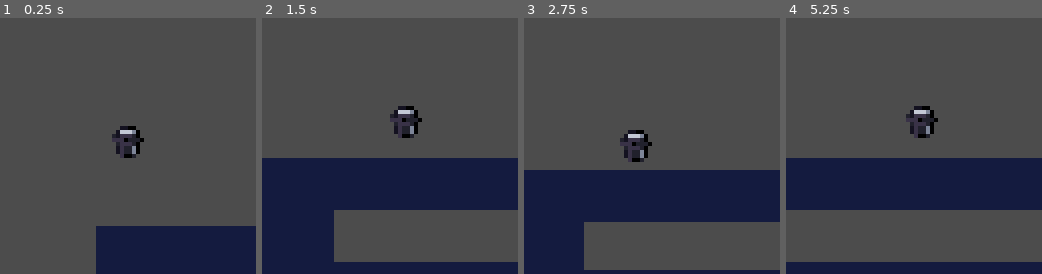
Above: before the commit, frames 1-4 (left to right).
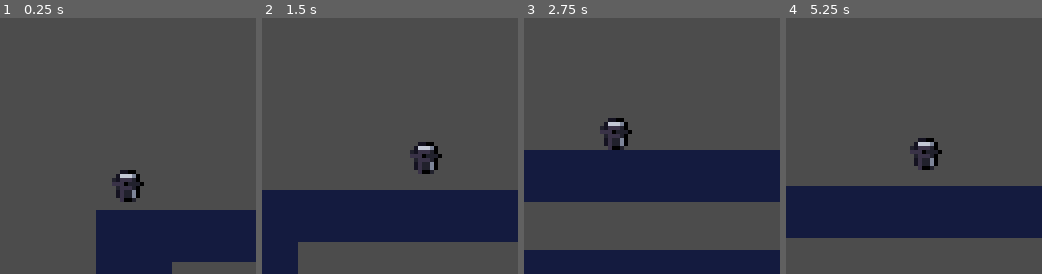
Above: after the commit, the same moments.

Repository: ozumCanBulundu/LowRezGameJam
Game: Godot game, scene res://scenes/levels/MainScene.tscn
Same seed, same stepped clock (60 frames per second), same inputs: the game is played once before the commit and once after it.
Inputs:
- Up to frame 1 (0.25 s): no input
- Up to frame 2 (1.5 s): hold Right (move_right) from 0.53 s (still down); tap W (jump) at 0.6, 0.77, 1.07, 1.35 s
- Up to frame 3 (2.75 s): tap W (jump) at 1.52, 1.82, 2.1 s; release Right (move_right) at 2.03 s; hold A (move_left) from 2.03 s (still down)
- Up to frame 4 (5.25 s): release A (move_left) at 2.78 s; hold Right (move_right) 2.78-4.28 s; tap W (jump) at 2.85, 3.02, 3.32, 3.6, 3.77, 4.07, 4.35, 4.52, 4.82, 5.1 s; hold A (move_left) 4.28-5.03 s; hold Right (move_right) from 5.03 s (still down)

The runs differ from the first frame. In frame 1, 7.7% of the frame differs, in the area x 37-100%, y 42-100%; in frame 2, 28%; in frame 3, 26%; in frame 4, 28%, in the area x 0-100%, y 34-100%.

Commit message:
Update

Diff:
--- a/actors/Player.tscn
+++ b/actors/Player.tscn
@@ -18,12 +18,6 @@
 vframes = 2
 frame = 10
 
-[node name="Camera2D" type="Camera2D" parent="."]
-current = true
-process_mode = 0
-smoothing_enabled = true
-smoothing_speed = 8.0
-
 [node name="CollisionShape2D" type="CollisionShape2D" parent="."]
 position = Vector2( 0, -3.5 )
 shape = SubResource( 1 )
--- a/project.godot
+++ b/project.godot
@@ -13,6 +13,10 @@
 config/name="Low Rez Game Jam"
 run/main_scene="res://scenes/levels/MainScene.tscn"
 
+[debug]
+
+settings/stdout/print_fps=true
+
 [display]
 
 window/size/width=64
@@ -27,6 +31,7 @@
 reso=false
 resolution=false
 display=false
+fps=false
 
 [importer_defaults]
 
--- a/scenes/levels/MainScene.tscn
+++ b/scenes/levels/MainScene.tscn
@@ -58,12 +58,24 @@
 
 [node name="Level1" type="Node2D"]
 
+[node name="Player" parent="." instance=ExtResource( 1 )]
+position = Vector2( 8, 16 )
+collision_mask = 1
+
+[node name="Camera2D" type="Camera2D" parent="Player"]
+rotating = true
+current = true
+process_mode = 0
+smoothing_enabled = true
+drag_margin_left = 0.44
+drag_margin_top = 0.42
+drag_margin_right = 0.4
+drag_margin_bottom = 0.35
+editor_draw_limits = true
+editor_draw_drag_margin = true
+
 [node name="TileMap" type="TileMap" parent="."]
 scale = Vector2( 0.1, 0.1 )
 tile_set = SubResource( 1 )
 format = 1
 tile_data = PoolIntArray( 393216, 1, 0, 393217, 1, 0, 393218, 1, 0, 393219, 1, 0, 393220, 1, 0, 393221, 1, 0, 393222, 1 …(999 unchanged characters)…
-
-[node name="Player" parent="." instance=ExtResource( 1 )]
-position = Vector2( 8, 16 )
-collision_mask = 1
--- a/scripts/Player.gd
+++ b/scripts/Player.gd
@@ -1,10 +1,10 @@
 extends KinematicBody2D
 
-export var gravityConstant = 150;
+export var gravityConstant = 10;
 var velocity:Vector2 = Vector2.ZERO
 var direction:Vector2 = Vector2.ZERO
-export var speed :int = 30
-export var jumpConstant : int = 3000
+export var speed :int = 45
+export var jumpConstant : int = 130
 
 func _physics_process(delta: float) -> void:
 	gravity()
@@ -13,10 +13,8 @@
 	_jump()
 	velocity = move_and_slide(velocity, Vector2.UP)
 
-
-
 func gravity():
-	velocity.y += gravityConstant * get_physics_process_delta_time()
+	velocity.y += gravityConstant
 	return velocity.y
 
 func get_move_vector():
@@ -26,4 +24,4 @@
 
 func _jump():
 	if(direction.y == -1.0):
-		velocity.y = jumpConstant * direction.y * get_physics_process_delta_time()
+		velocity.y = jumpConstant * direction.y
